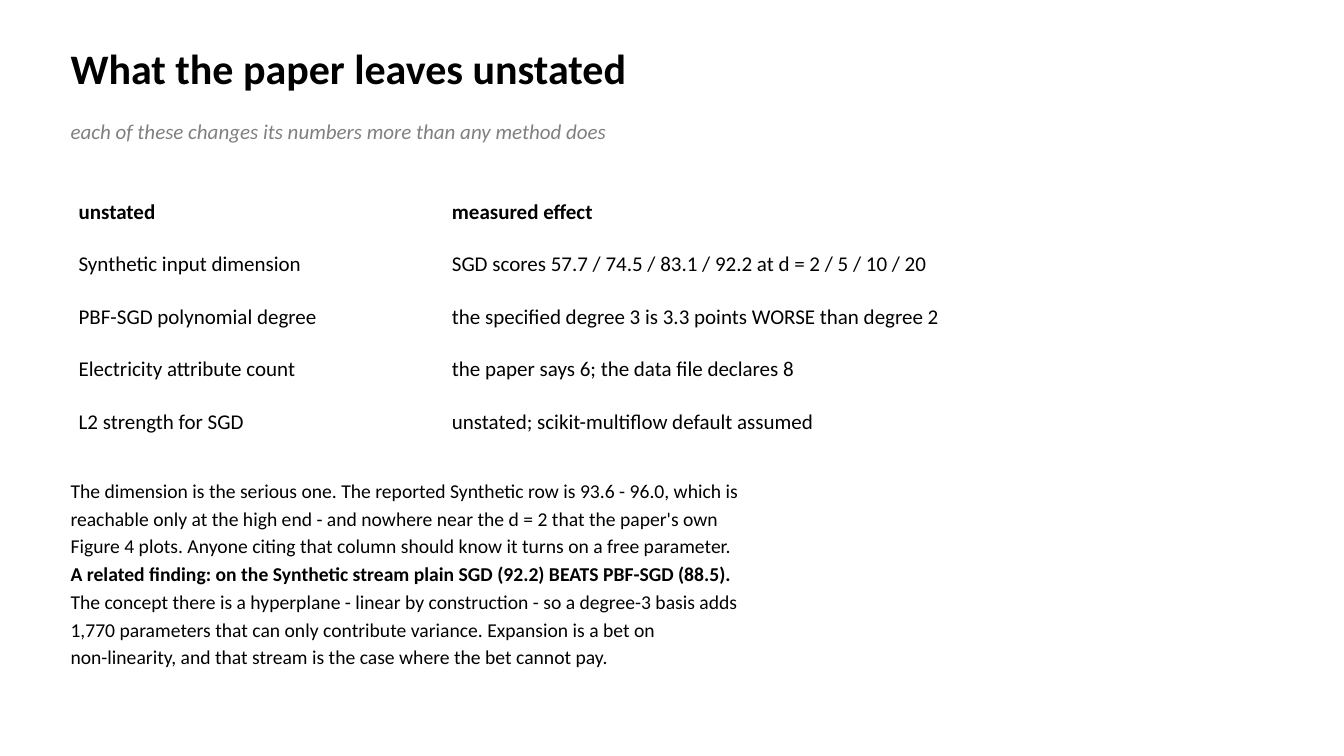
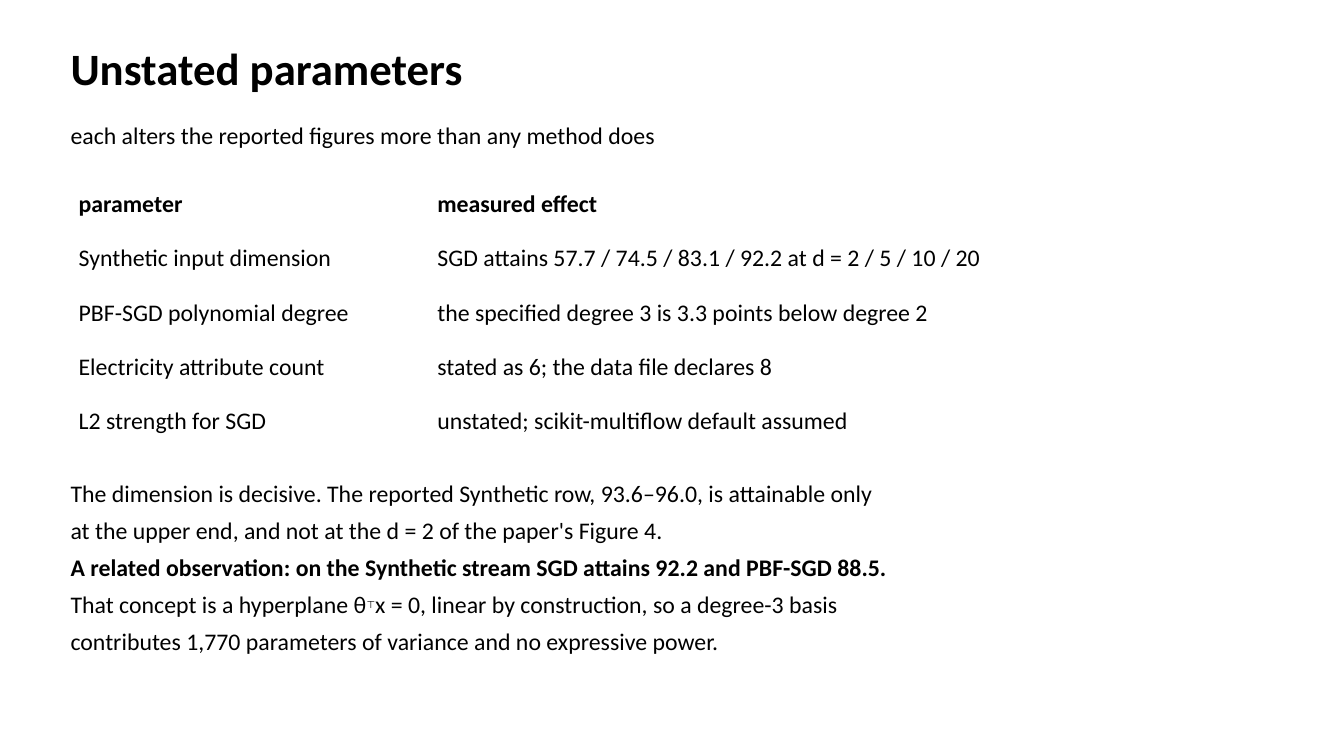
Before and after one commit to phuong0111/time-series-research, a slide deck: slide 20 of data-drift/seminar.pptx. Drawn at 1344x756 pixels with LibreOffice and Linux fonts; fonts in the diff are those of the drawing. Boxes give left, top, right and bottom in pixels: in the first picture for what was removed or moved away, otherwise in the second. Text is boxed around its words. In the diff, an @@ line names an element or a change of style, - is before the commit and + after.

```diff
--- a/data-drift/seminar.pptx
+++ b/data-drift/seminar.pptx
@@ text at (71, 53, 463, 92): text changed; size 30 to 32 pt @@
-What the paper leaves unstated
+Unstated parameters
@@ text at (71, 127, 654, 148): text changed; size 15 to 17 pt; text colour #808080 to #000000; italic off @@
-each of these changes its numbers more than any method does
+each alters the reported figures more than any method does
@@ table at (71, 187, 1273, 459) @@
-row 1, column 1: unstated
+row 1, column 1: parameter
-row 2, column 2: SGD scores 57.7 / 74.5 / 83.1 / 92.2 at d = 2 / 5 / 10 / 20
+row 2, column 2: SGD attains 57.7 / 74.5 / 83.1 / 92.2 at d = 2 / 5 / 10 / 20
-row 3, column 2: the specified degree 3 is 3.3 points WORSE than degree 2
+row 3, column 2: the specified degree 3 is 3.3 points below degree 2
-row 4, column 2: the paper says 6; the data file declares 8
+row 4, column 2: stated as 6; the data file declares 8
@@ size 15 to 17 pt in "measured effect", "Synthetic input dimension", "PBF-SGD polynomial degree", "Electricity attribute count" and 2 more places @@
@@ table: place and size @@
-table at (71, 197, 1273, 459)
+table at (71, 187, 1273, 459)
@@ text at (71, 485, 886, 654): text changed; size 14 to 17 pt @@
-The dimension is the serious one. The reported Synthetic row is 93.6 - 96.0, which is
-reachable only at the high end - and nowhere near the d = 2 that the paper's own
-Figure 4 plots. Anyone citing that column should know it turns on a free parameter.
-A related finding: on the Synthetic stream plain SGD (92.2) BEATS PBF-SGD (88.5).
-The concept there is a hyperplane - linear by construction - so a degree-3 basis adds
-1,770 parameters that can only contribute variance. Expansion is a bet on
-non-linearity, and that stream is the case where the bet cannot pay.
+The dimension is decisive. The reported Synthetic row, 93.6–96.0, is attainable only
+at the upper end, and not at the d = 2 of the paper's Figure 4.
+A related observation: on the Synthetic stream SGD attains 92.2 and PBF-SGD 88.5.
+That concept is a hyperplane θ⊤x = 0, linear by construction, so a degree-3 basis
+contributes 1,770 parameters of variance and no expressive power.
```
Also in this commit, not shown: 23 other slides changed, 3 slides added, 3 slides removed, 1 other file.
